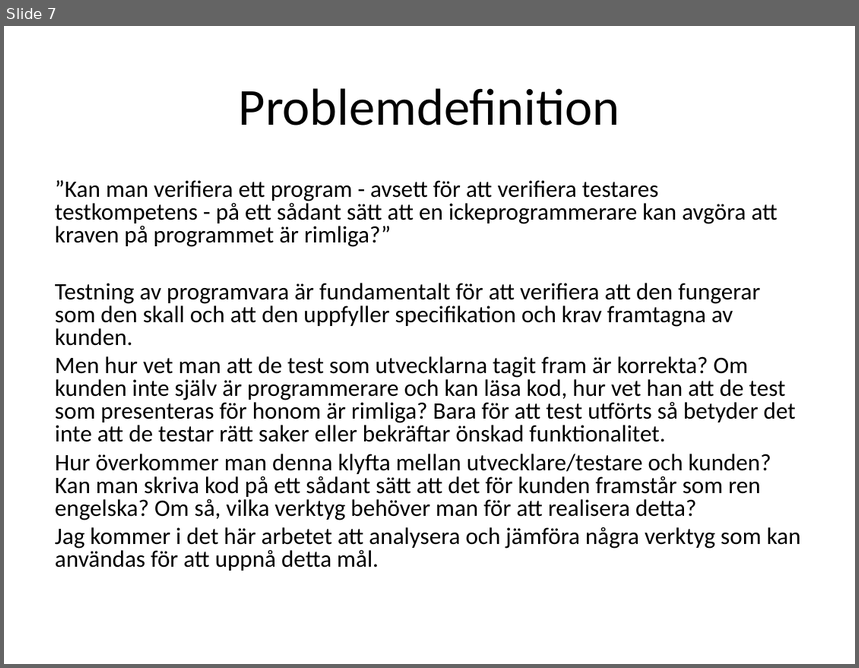
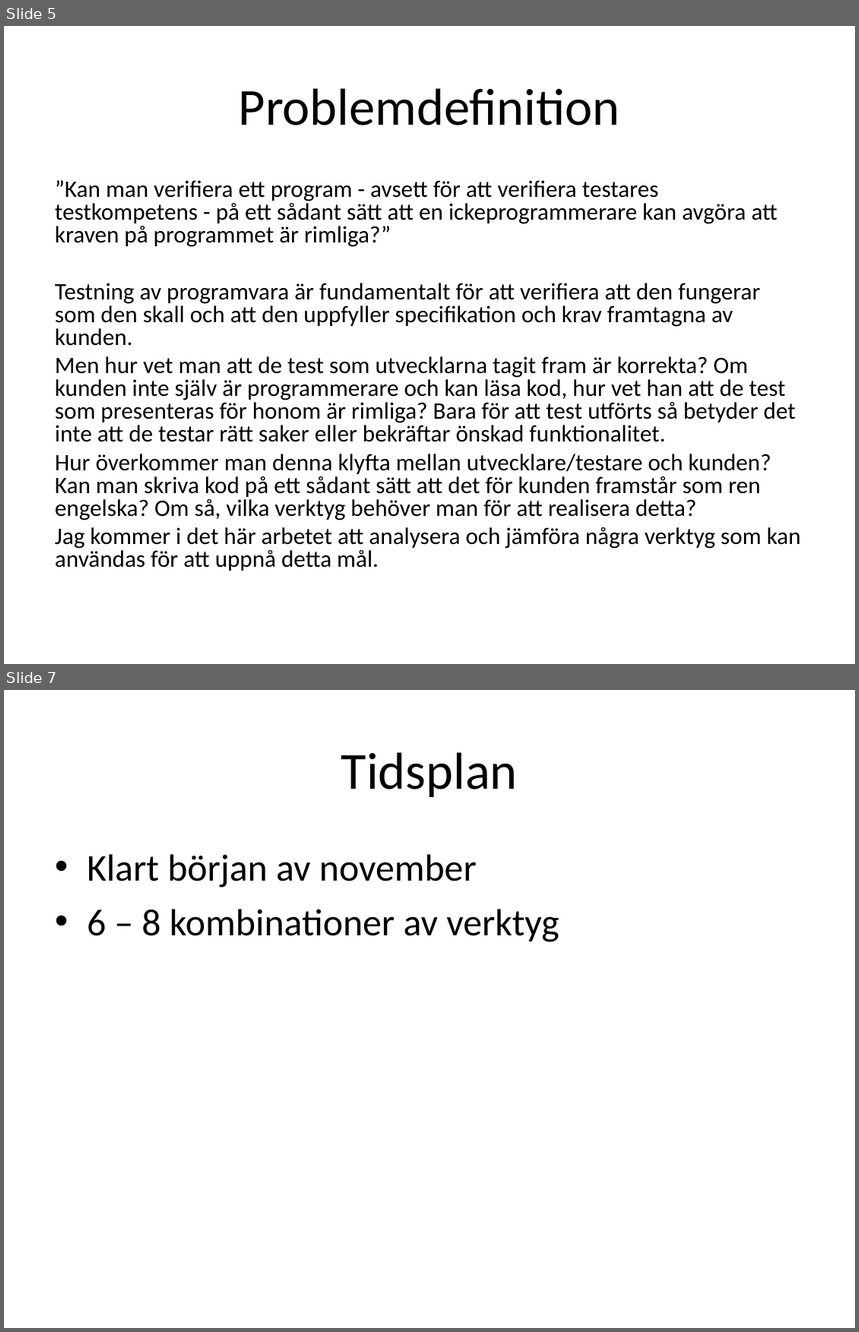
Before and after one commit to Vykos/QSAB, a slide deck: report/Styrgruppsmote.ppt. Shown one above the other, each under a label of ours: slide 7 before the commit, slides 5 and 7 after it; the slides between them are not shown. The pictures are 859x668 and 859x1332 pixels, drawn with LibreOffice and Linux fonts; fonts in the diff are those of the drawing. Boxes give left, top, right and bottom in pixels: in the first picture for what was removed or moved away, otherwise in the second. Text is boxed around its words. In the diff, an @@ line names an element or a change of style, - is before the commit and + after.

```diff
--- a/report/Styrgruppsmote.ppt
+++ b/report/Styrgruppsmote.ppt
@@ slide 7 added at <box>4,690,855,1328</box>, background #FFFFFF @@
@@ title added at <box>341,752,518,797</box>, 44 pt, text #000000 @@
+Tidsplan
@@ text added at <box>87,854,560,942</box>, 32 pt, text #000000 @@
+• Klart början av november
+• 6 – 8 kombinationer av verktyg
@@ what was slide 7 is now slide 5 @@
```
Also in this commit, not shown: 3 slides changed, 2 slides removed.
